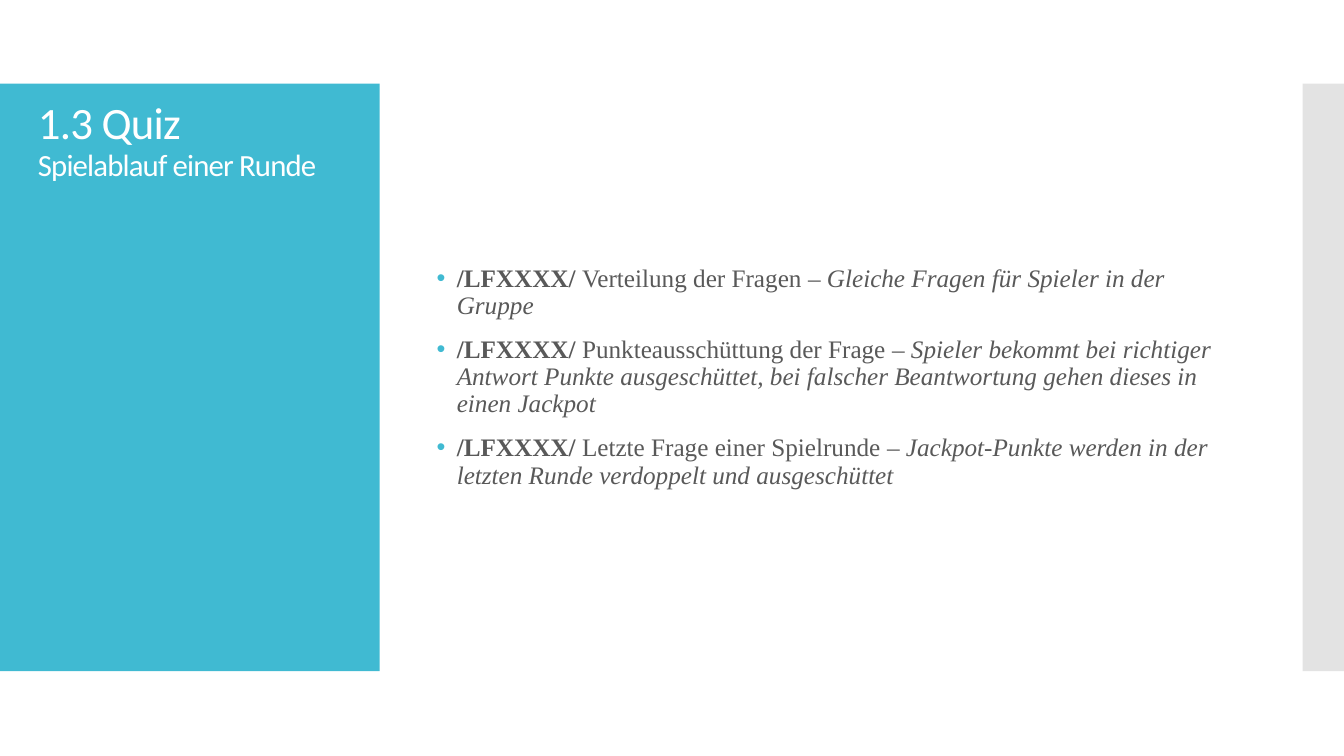
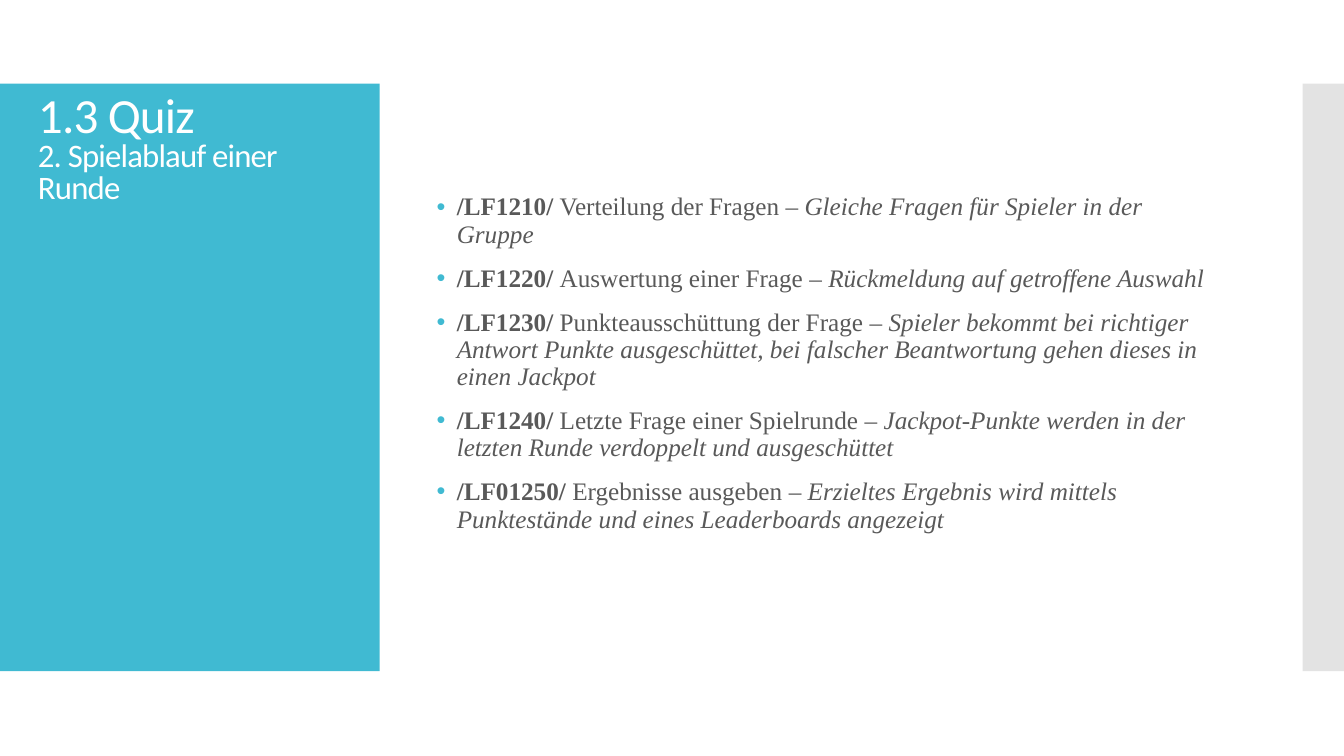
Before and after one commit to ch-schlecht/cz17a, a slide deck: slide 8 of Vortrag/Review_Lastenheft_Folien.pptx. Drawn at 1344x756 pixels with LibreOffice and Linux fonts; fonts in the diff are those of the drawing. Boxes give left, top, right and bottom in pixels: in the first picture for what was removed or moved away, otherwise in the second. Text is boxed around its words. In the diff, an @@ line names an element or a change of style, - is before the commit and + after.

```diff
--- a/Vortrag/Review_Lastenheft_Folien.pptx
+++ b/Vortrag/Review_Lastenheft_Folien.pptx
@@ text at [38, 99, 277, 199]: text changed; size 22 to 23.4 pt @@
-1.3 Quiz
-Spielablauf einer Runde
+1.3 Quiz
+2. Spielablauf einer Runde
@@ text at [457, 197, 1204, 534]: text changed @@
-• /LFXXXX/ Verteilung der Fragen – Gleiche Fragen für Spieler in der Gruppe
-• /LFXXXX/ Punkteausschüttung der Frage – Spieler bekommt bei richtiger Antwort Punkte ausgeschüttet, bei falscher Beantwortung gehen dieses in einen Jackpot
-• /LFXXXX/ Letzte Frage einer Spielrunde – Jackpot-Punkte werden in der letzten Runde verdoppelt und ausgeschüttet
+• /LF1210/ Verteilung der Fragen – Gleiche Fragen für Spieler in der Gruppe
+• /LF1220/ Auswertung einer Frage – Rückmeldung auf getroffene Auswahl
+• /LF1230/ Punkteausschüttung der Frage – Spieler bekommt bei richtiger Antwort Punkte ausgeschüttet, bei falscher Beantwortung gehen dieses in einen Jackpot
+• /LF1240/ Letzte Frage einer Spielrunde – Jackpot-Punkte werden in der letzten Runde verdoppelt und ausgeschüttet
+• /LF01250/ Ergebnisse ausgeben – Erzieltes Ergebnis wird mittels Punktestände und eines Leaderboards angezeigt
```
Also in this commit, not shown: 19 other slides changed, 1 slide added, 1 slide removed.
